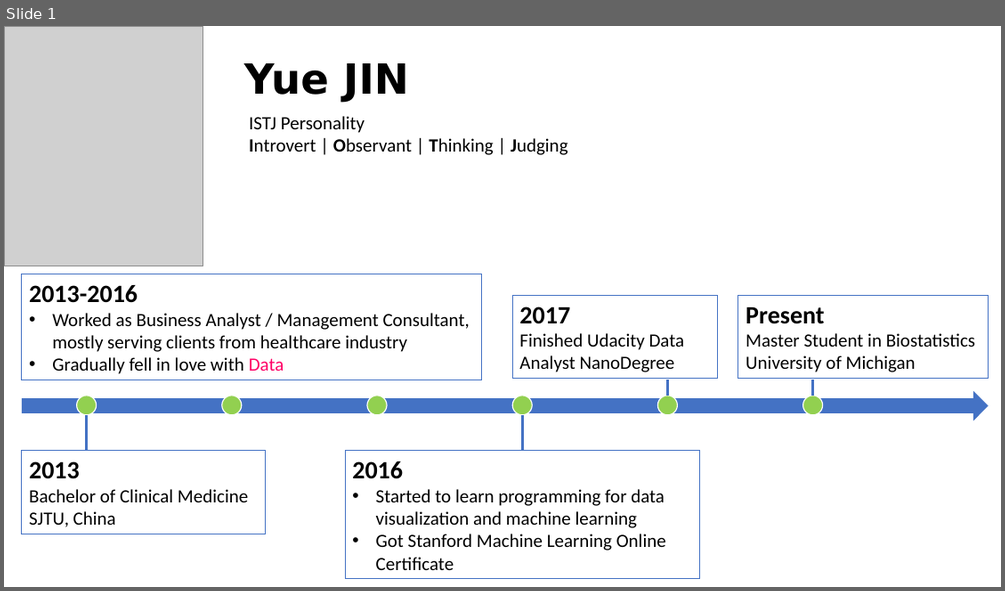
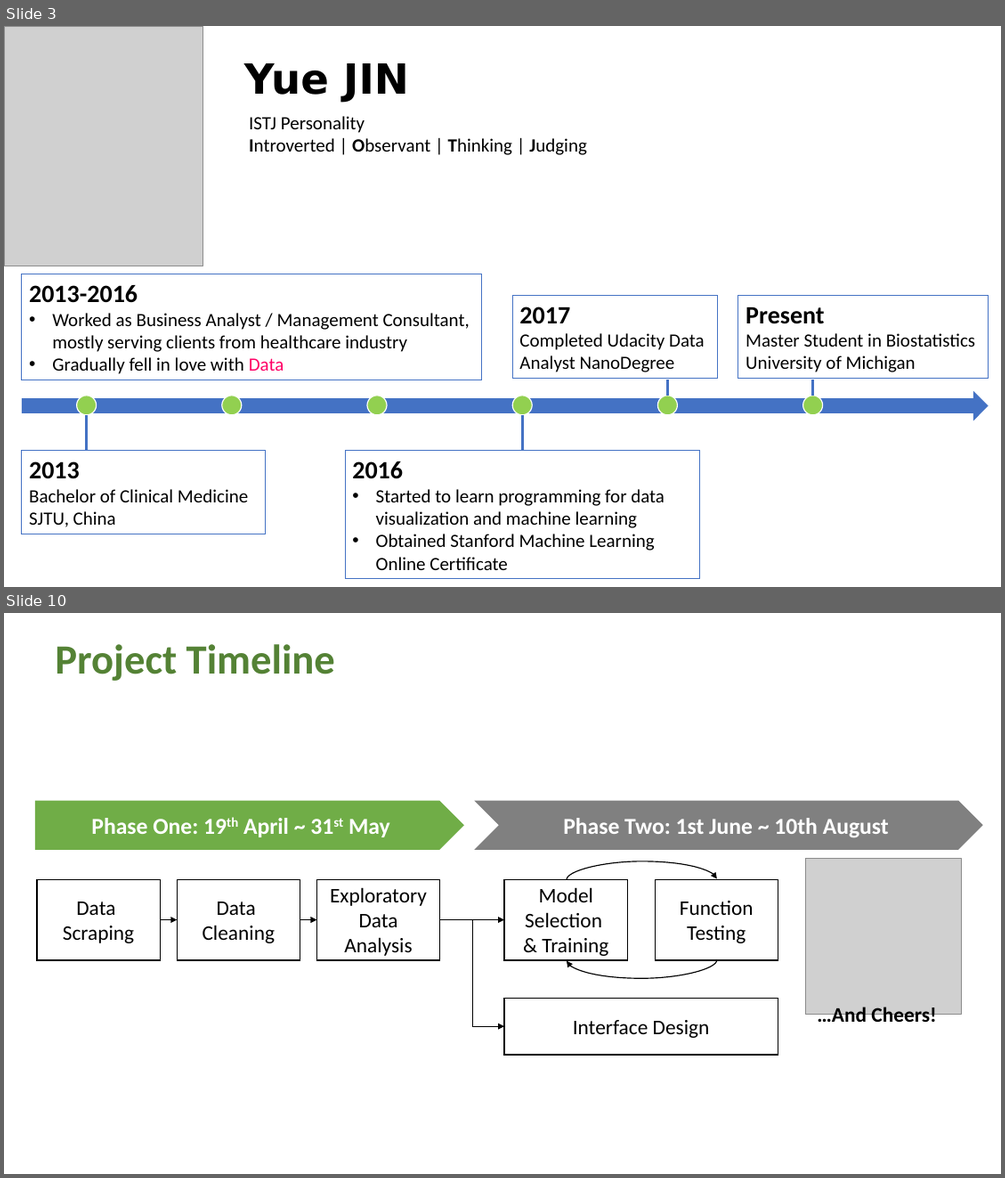
Before and after one commit to yjin910517/data_incubator, a slide deck: presentation.pptx. Shown one above the other, each under a label of ours: slide 1 before the commit, slides 3 and 10 after it; the slides between them are not shown. The pictures are 1005x591 and 1005x1178 pixels, drawn with LibreOffice and Linux fonts; fonts in the diff are those of the drawing; grey boxes stand for pictures. Boxes give left, top, right and bottom in pixels: in the first picture for what was removed or moved away, otherwise in the second. Text is boxed around its words. In the diff, an @@ line names an element or a change of style, - is before the commit and + after.

```diff
--- a/presentation.pptx
+++ b/presentation.pptx
@@ slide 10 added at [4,613,1001,1174], background #FFFFFF @@
@@ text added at [55,644,335,681], 40 pt, text #548235, bold @@
+Project Timeline
@@ pentagon arrow added at [35,801,465,850], fill #70AD47, 22 pt, text #FFFFFF, bold @@
+Phase One: 19th April ~ 31st May
@@ chevron added at [474,801,983,850], fill #808080, 22 pt, text #FFFFFF, bold @@
+Phase Two: 1st June ~ 10th August
@@ rectangle added at [37,879,160,960], outline #000000 1 pt, 20 pt, text #000000 @@
+Data
+Scraping
@@ rectangle added at [177,879,299,960], outline #000000 1 pt, 20 pt, text #000000 @@
+Data
+Cleaning
@@ rectangle added at [316,879,439,960], outline #000000 1 pt, 20 pt, text #000000 @@
+Exploratory Data Analysis
@@ rectangle added at [504,879,628,960], outline #000000 1 pt, 20 pt, text #000000 @@
+Model Selection
+& Training
@@ curved arrow added from (566, 880) to (717, 878), #000000 1 pt @@
@@ rectangle added at [655,879,778,960], outline #000000 1 pt, 20 pt, text #000000 @@
+Function Testing
@@ picture added at [805,859,961,1013] @@
@@ arrow added from (161, 919) to (177, 919), #000000 0.5 pt @@
@@ arrow added from (300, 919) to (316, 919), #000000 0.5 pt @@
@@ arrow added from (440, 919) to (504, 919), #000000 0.5 pt @@
@@ elbow arrow added from (440, 919) to (504, 1027), #000000 0.5 pt @@
@@ curved arrow added from (717, 960) to (566, 961), #000000 1 pt @@
@@ rectangle added at [504,998,778,1055], outline #000000 1 pt, 20 pt, text #000000 @@
+Interface Design
@@ text added at [817,1006,936,1028], 20 pt, text #000000, bold @@
+…And Cheers!
@@ what was slide 1 is now slide 3 @@
@@ slide 3 changed as well @@
@@ text at [249,138,587,155]: text changed @@
-Introvert | Observant | Thinking | Judging
+Introverted | Observant | Thinking | Judging
@@ text in rectangle at [519,333,704,372]: text changed @@
-Finished Udacity Data Analyst NanoDegree
+Completed Udacity Data Analyst NanoDegree
@@ text in rectangle at [376,533,654,570]: text changed @@
-• Got Stanford Machine Learning Online Certificate
+• Obtained Stanford Machine Learning Online Certificate
```
Also in this commit, not shown: 1 other slide changed, 7 other slides added, 6 other files.
